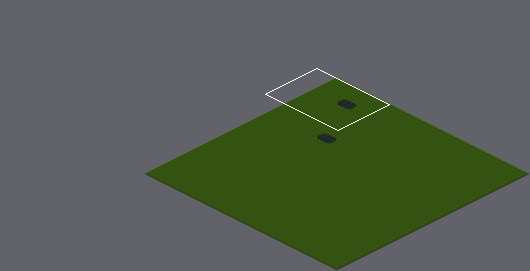
Tiled map, stored at Tfg/TrabDesen/Jogo/core/assets/mapa/mapa.tmx. Above, an overview of the earlier version with the close-up marked.
Close-up. First the earlier version:
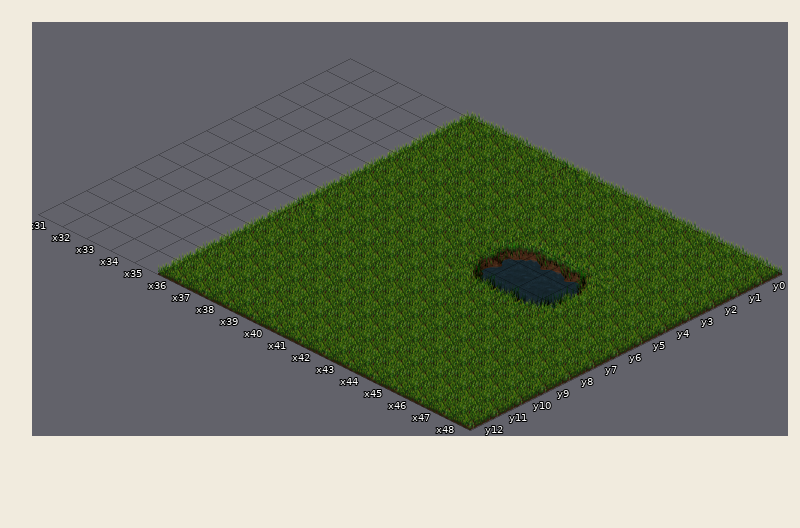
Cells are 64x32 px. Isometric: x runs down to the right, y down to the left. Shown: x 31..48, y 0..12. The commit also changed other parts of the map, which this record leaves out. The old version is drawn lined up with the new one.
Now the later version:
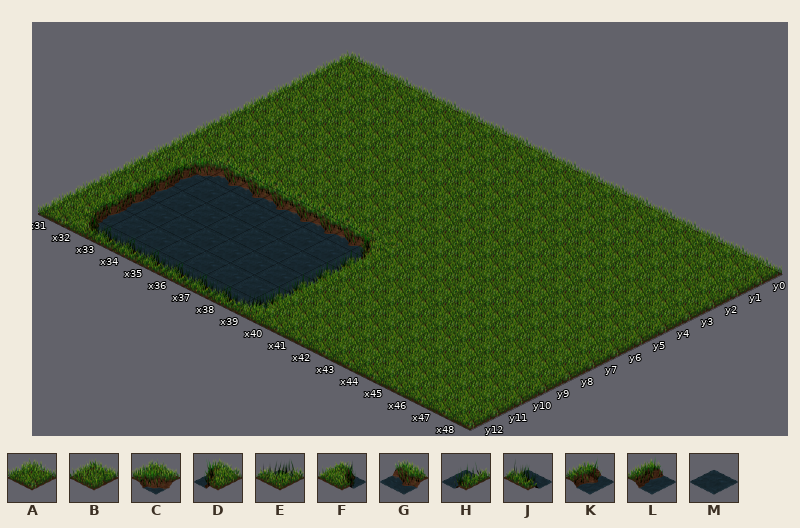
Key: from "isometric_grass_and_water": A 0, B 1, C 4, D 5, E 6, F 7, G 12, H 13, J 14, K 15, L 19, M 22.
_ is an empty cell.
Edits made:
map size 48x48 -> 84x48 cells (old content now starts at 36,0; both pictures use the new coordinates)
Layer "Tile Layer 1":
Tile B gives way to tile A in row 0 at x 40.
Tile C gives way to tile A in row 4 at x 42.
Tile D gives way to tile A in row 4 at x 45.
Tile E gives way to tile A in row 6 at x 45.
Tile F gives way to tile A in row 6 at x 42.
Tile G gives way to tile A in row 4 at x 43 to 44.
Tile H gives way to tile A in row 5 at x 45.
Tile J gives way to tile A in row 6 at x 43 to 44.
Tile K gives way to tile A in row 5 at x 42.
Tile M gives way to tile A in row 5 at x 43 to 44.
The edit adds tile A in rows 0 to 6 at x 31 to 35; in rows 7 to 12 at x 31.
The edit adds tile C in row 7 at x 32.
Tile A gives way to tile D in row 7 at x 39.
Tile A gives way to tile E in row 12 at x 39.
The edit adds tile F in row 12 at x 32.
Tile A gives way to tile G in row 7 at x 37 to 38.
Tile B gives way to tile G in row 7 at x 36.
The edit adds tile G in row 7 at x 33 to 35.
Tile A gives way to tile H in rows 8 to 11 at x 39.
Tile A gives way to tile J in row 12 at x 36 to 38.
The edit adds tile J in row 12 at x 33 to 35.
The edit adds tile L in rows 8 to 11 at x 32.
Tile A gives way to tile M in rows 8 to 11 at x 36 to 38.
The edit adds tile M in rows 8 to 11 at x 33 to 35.
